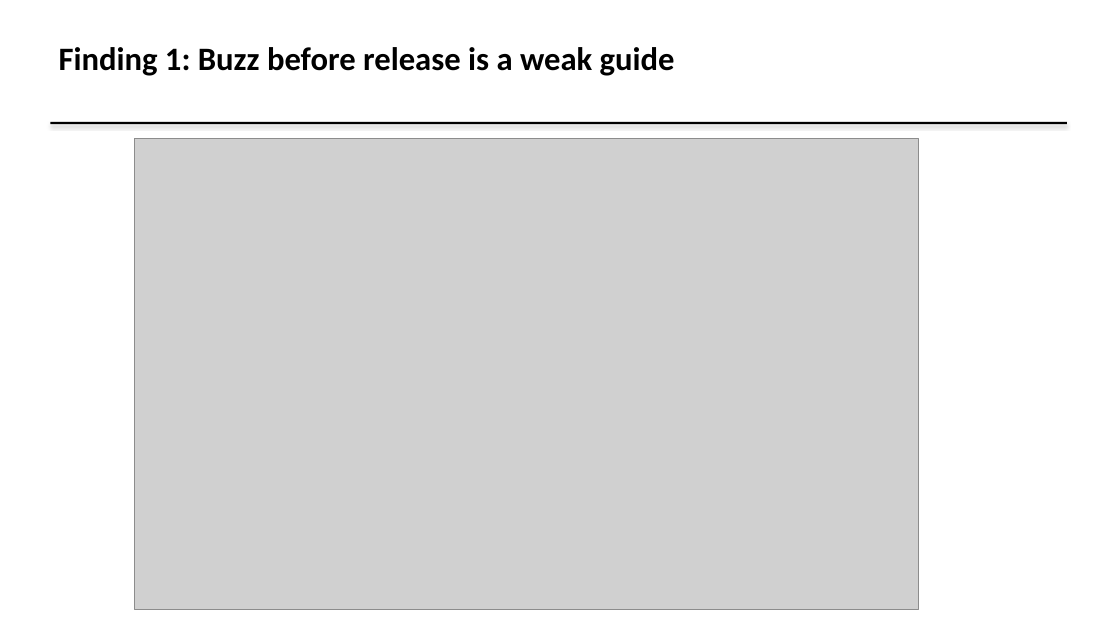
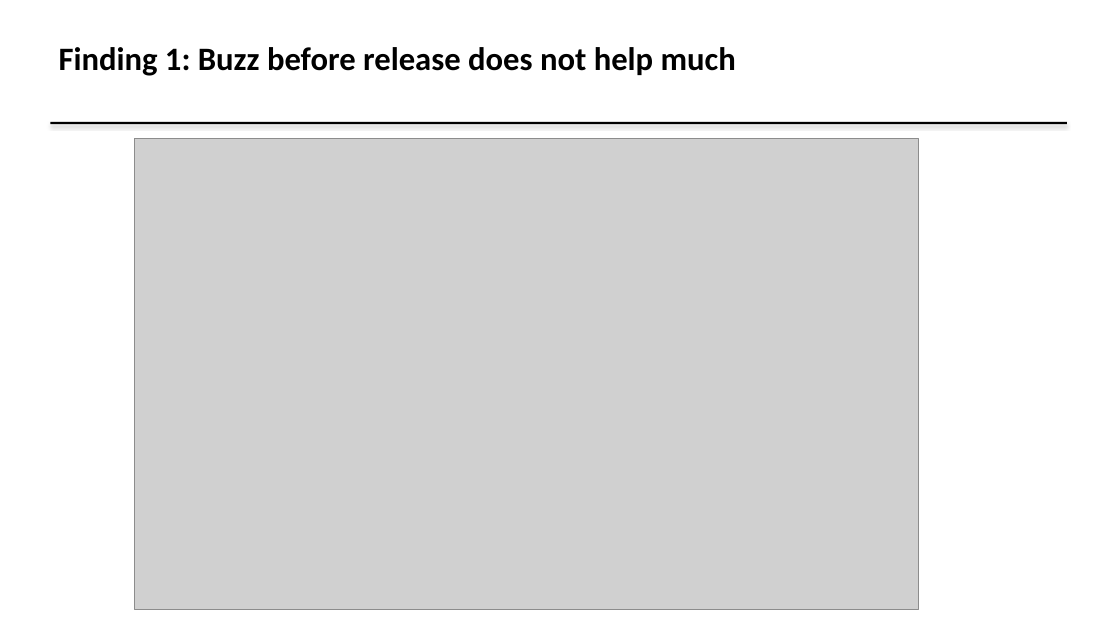
Before and after one commit to GAURI-cpu/ReleaseDayMovie, a slide deck: slide 6 of report/Release Day Radar Slides.pptx. Drawn at 1120x630 pixels with LibreOffice and Linux fonts; fonts in the diff are those of the drawing; grey boxes stand for pictures. Boxes give left, top, right and bottom in pixels: in the first picture for what was removed or moved away, otherwise in the second. Text is boxed around its words. In the diff, an @@ line names an element or a change of style, - is before the commit and + after.

```diff
--- a/report/Release Day Radar Slides.pptx
+++ b/report/Release Day Radar Slides.pptx
@@ text at box(59, 47, 736, 76): text changed @@
-Finding 1: Buzz before release is a weak guide
+Finding 1: Buzz before release does not help much
```
Also in this commit, not shown: 8 other slides changed, 4 other files.
